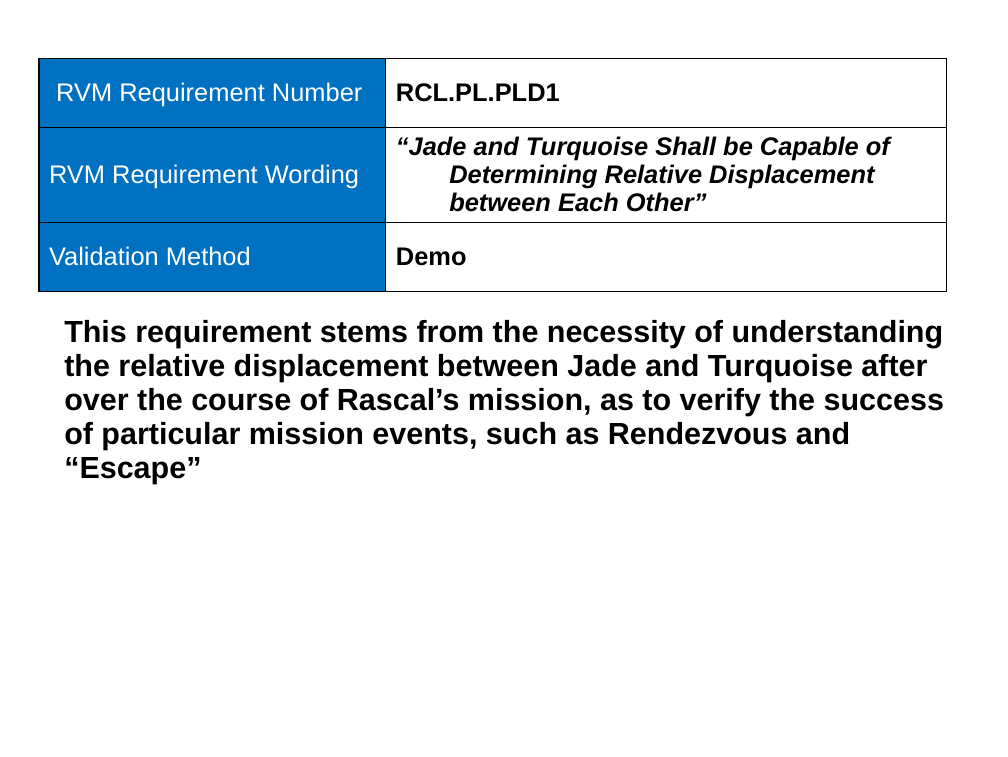
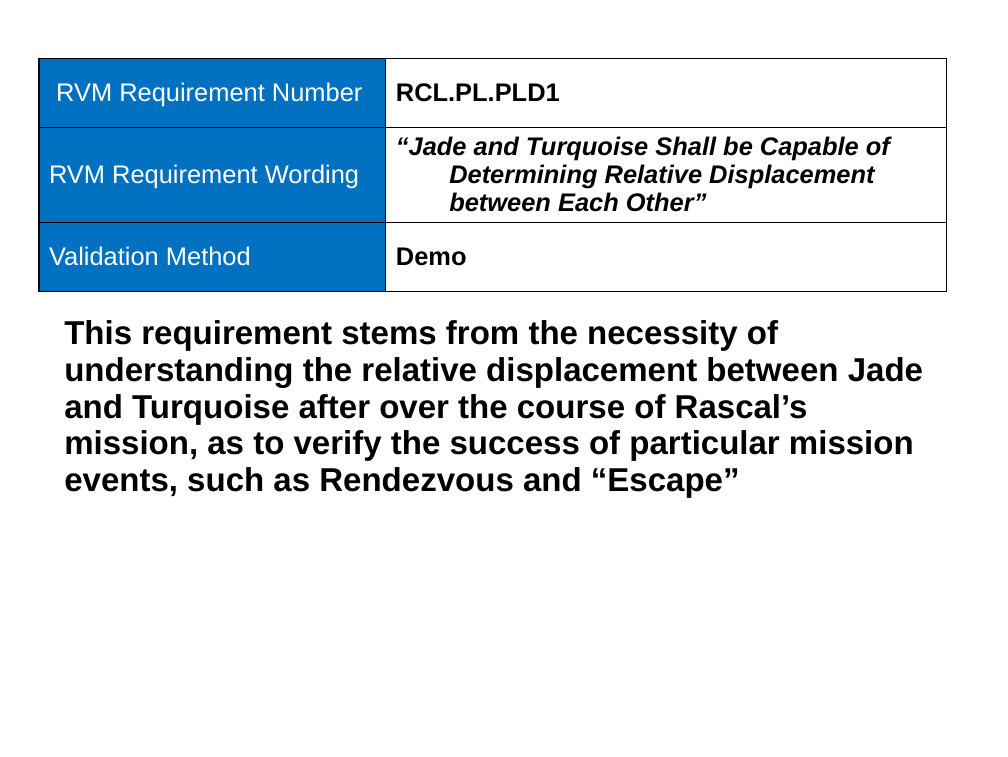
Before and after one commit to RascalSeniorDesign/Preliminary-Design, a slide deck: slide 27 of CMQA/Presentations/SRR Presentation.pptx. Drawn at 1008x757 pixels with LibreOffice and Linux fonts; fonts in the diff are those of the drawing; background and template pictures are left out. Boxes give left, top, right and bottom in pixels: in the first picture for what was removed or moved away, otherwise in the second. Text is boxed around its words. In the diff, an @@ line names an element or a change of style, - is before the commit and + after.

```diff
--- a/CMQA/Presentations/SRR Presentation.pptx
+++ b/CMQA/Presentations/SRR Presentation.pptx
@@ text "This requirement stems from the ..." at (64,320,923,498): size 24 to 26 pt; more space between paragraphs @@
```
Also in this commit, not shown: 5 other slides changed, 6 slides added, 6 slides removed.
